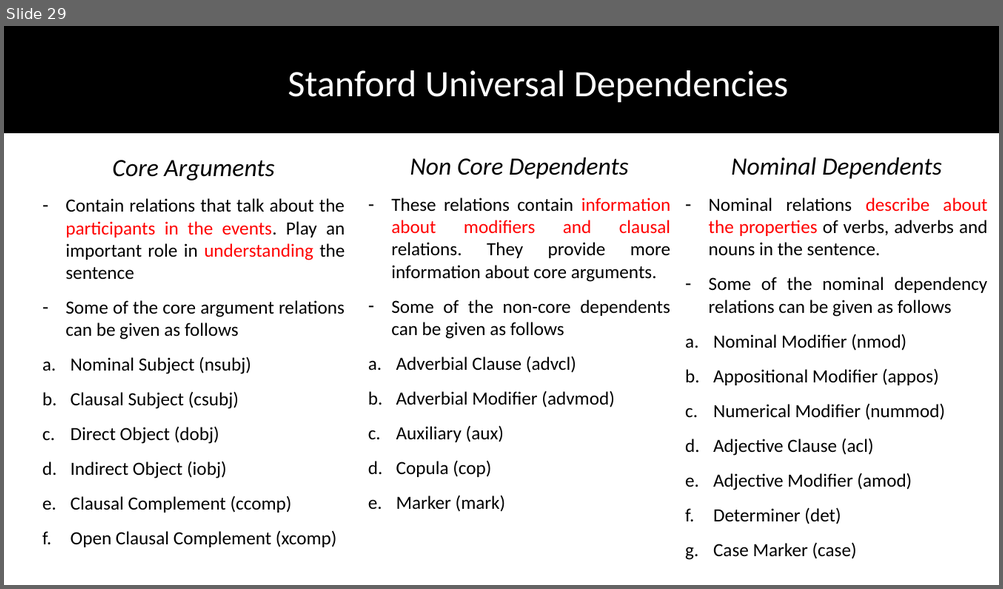
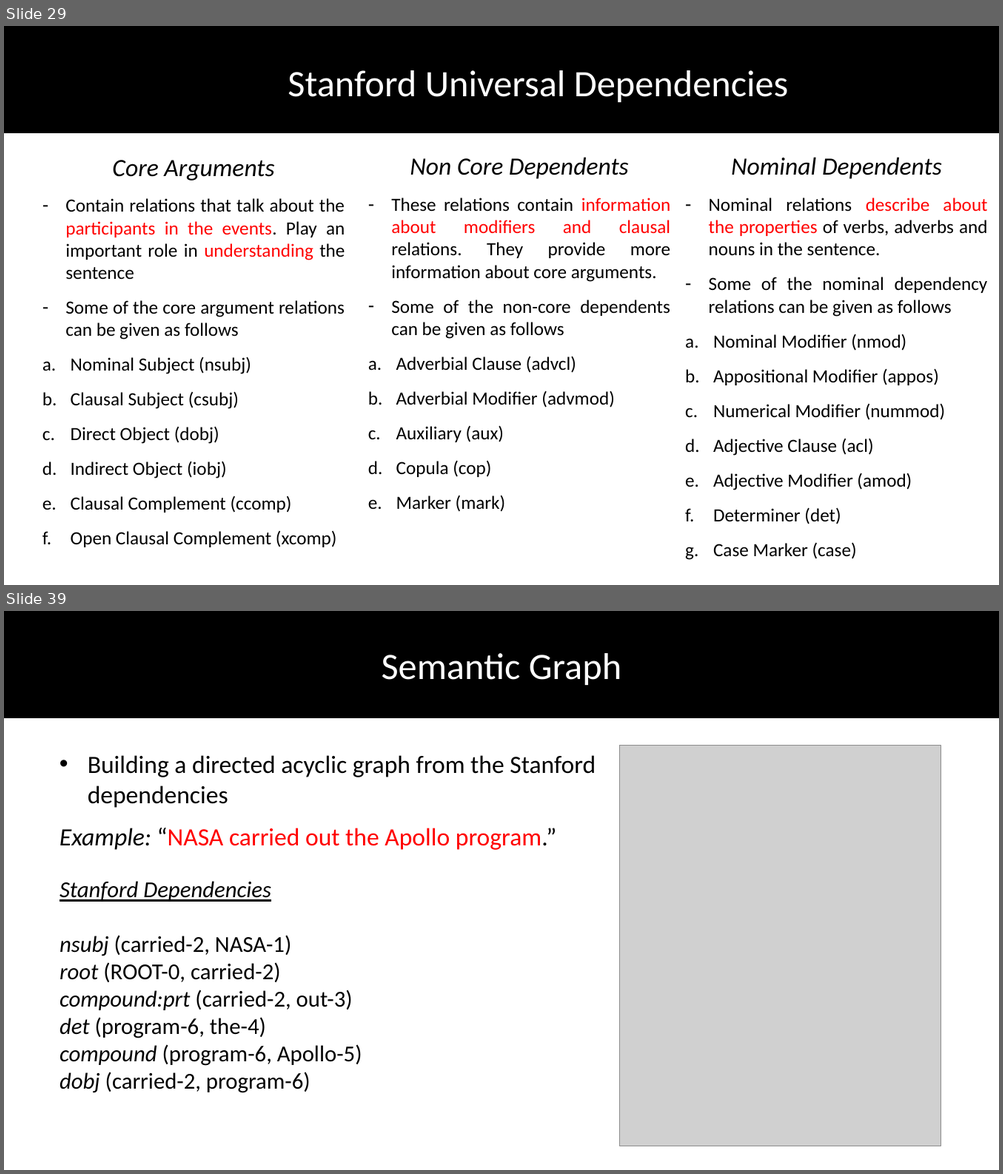
Before and after one commit to DhruvaPendharkar/thesis-project, a slide deck: Notes/ThesisPresentation.pptx. Shown one above the other, each under a label of ours: slide 29 before the commit, slides 29 and 39 after it; the slides between them are not shown. The pictures are 1003x589 and 1003x1174 pixels, drawn with LibreOffice and Linux fonts; fonts in the diff are those of the drawing; grey boxes stand for pictures. Boxes give left, top, right and bottom in pixels: in the first picture for what was removed or moved away, otherwise in the second. Text is boxed around its words. In the diff, an @@ line names an element or a change of style, - is before the commit and + after.

```diff
--- a/Notes/ThesisPresentation.pptx
+++ b/Notes/ThesisPresentation.pptx
@@ slide 39 added at <box>4,611,999,1170</box>, background #FFFFFF @@
@@ rectangle added at <box>4,611,999,718</box>, fill #000000, outline #000000 1 pt @@
@@ text added at <box>381,653,621,685</box>, 36 pt, text #FFFFFF @@
+Semantic Graph
@@ text added at <box>60,755,595,850</box>, 24 pt, text #000000 @@
+• Building a directed acyclic graph from the Stanford dependencies
+Example: “NASA carried out the Apollo program.”
@@ picture added at <box>620,745,940,1147</box> @@
@@ text added at <box>60,881,362,1093</box>, 22 pt, text #000000 @@
+Stanford Dependencies
+nsubj (carried-2, NASA-1)
+root (ROOT-0, carried-2)
+compound:prt (carried-2, out-3)
+det (program-6, the-4)
+compound (program-6, Apollo-5)
+dobj (carried-2, program-6)
```
Also in this commit, not shown: 11 slides changed, 13 other slides added.
